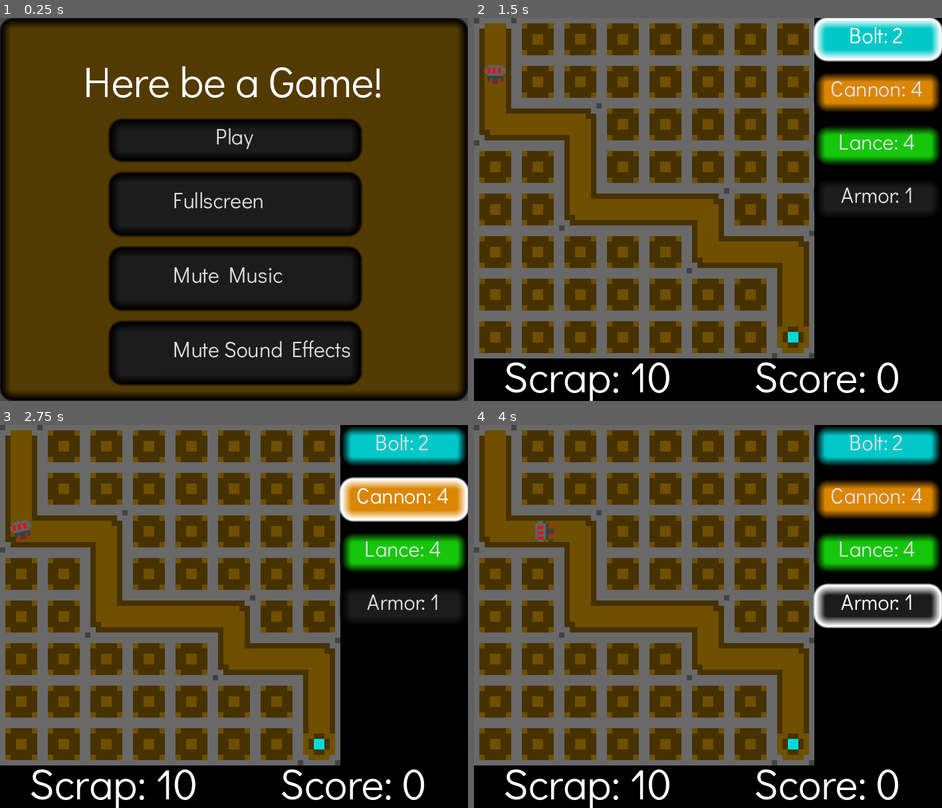
Above: before the commit, frames 1-4 (two rows, left to right).
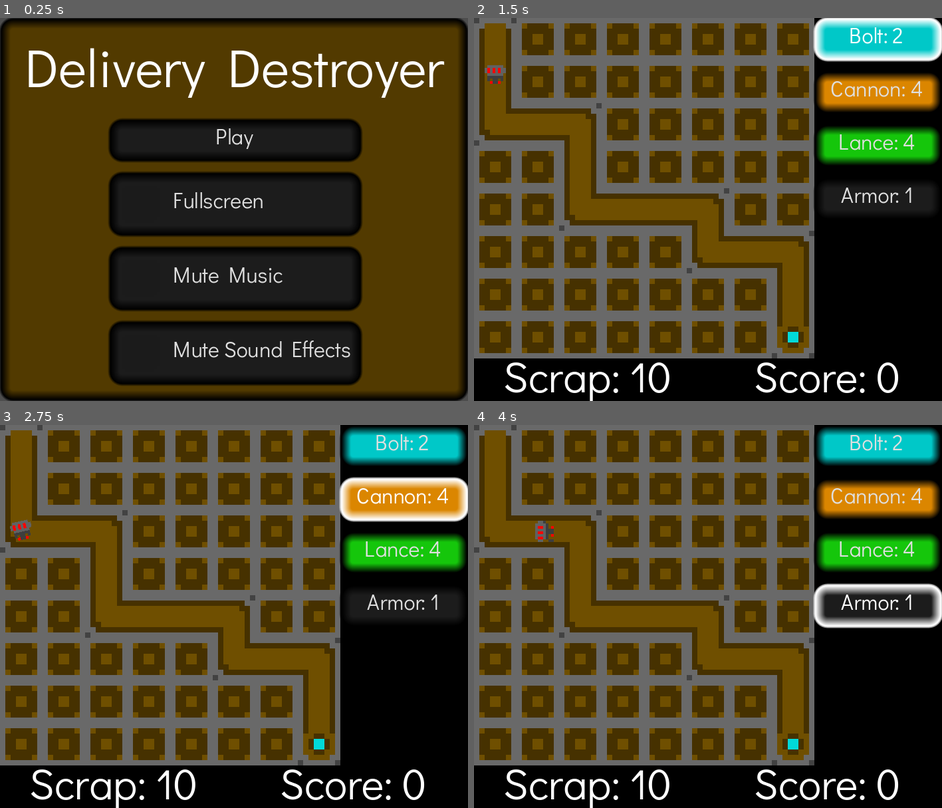
Above: after the commit, the same moments.

Repository: the-alex-g/LD53
Game: Godot game, scene res://menu/main_menu.tscn
Two runs of this game, one before a commit and one after it. Both use one fixed random seed, a clock stepped at 60 frames per second and the inputs below.
Inputs:
- Up to frame 1 (0.25 s): no input
- Up to frame 2 (1.5 s): click "Play" at 0.5 s; click "Bolt: 2" at 1.25 s
- Up to frame 3 (2.75 s): click "Cannon: 4" at 2 s
- Up to frame 4 (4 s): click "Lance: 4" at 2.75 s; click "Armor: 1" at 3.5 s

The runs differ from the first frame. In frame 1, 3.3% of the frame differs, in the area x 6-96%, y 7-21%; in frame 2, less than 0.1%; in frame 3, less than 0.1%; in frame 4, less than 0.1%.

Commit message:
Add title to menu

Diff:
--- a/project/menu/main_menu.tscn
+++ b/project/menu/main_menu.tscn
@@ -1,10 +1,11 @@
 [gd_scene load_steps=5 format=3 uid="uid://mcfq8sdeo2y2"]
 
-[ext_resource type="Theme" path="res://resources/theme.tres" id="1_08rlu"]
+[ext_resource type="Theme" uid="uid://catqaohddwd05" path="res://resources/theme.tres" id="1_08rlu"]
 [ext_resource type="Script" path="res://menu/main_menu.gd" id="2_ijbwq"]
 [ext_resource type="AudioStream" uid="uid://dpgfvrgs0c4nn" path="res://resources/sfx/button_press.wav" id="3_2ejfs"]
 
 [sub_resource type="LabelSettings" id="LabelSettings_uair4"]
+font_size = 20
 
 [node name="MainMenu" type="Control"]
 layout_mode = 3
@@ -28,10 +29,10 @@
 layout_mode = 1
 anchors_preset = 10
 anchor_right = 1.0
-offset_top = 16.0
-offset_bottom = 38.0
+offset_top = 8.0
+offset_bottom = 42.0
 grow_horizontal = 2
-text = "Here be a Game!"
+text = "Delivery Destroyer"
 label_settings = SubResource("LabelSettings_uair4")
 horizontal_alignment = 1
 
--- a/project/resources/theme.tres
+++ b/project/resources/theme.tres
@@ -1,4 +1,4 @@
-[gd_resource type="Theme" load_steps=7 format=3]
+[gd_resource type="Theme" load_steps=7 format=3 uid="uid://catqaohddwd05"]
 
 [ext_resource type="FontVariation" path="res://resources/fonts/no_line_space.tres" id="1_kk6vy"]
 
Not shown: 1 places in project/main/hud.tscn that only renumber resources
